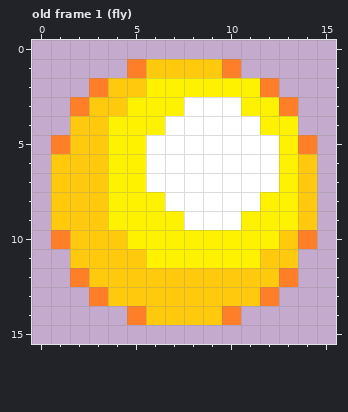
Pixel-art file, stored at content/game/content/graphics/shoot/MageBall.aseprite. This is how it looked before the edit.
16x16 pixels, 11 frames. Shown: old frame 1 (fly). The commit also changed other frames, which this record leaves out.
And afterwards:
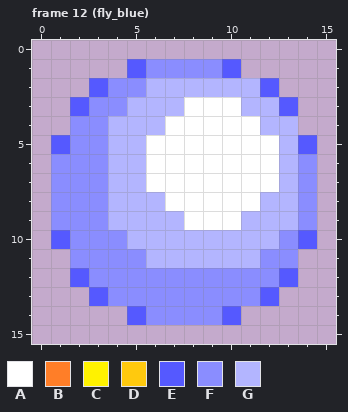
Palette (. is transparent): A #ffffff  B #ff7e28  C #fff200  D #ffc90e  E #5559ff  F #8a8dff  G #b3b5ff
A new or re-ordered frame is compared with the old frame closest to it.
The exact change:
frames 11 -> 33
Changed rows in their new state; - is an unchanged pixel.
Frame 12 (fly_blue) is new; against old frame 1 (fly):
first column x 1:
 1 ----EFFFFE----
 2 --EFFGGGGGGE--
 3 -EFFGGG---GGE-
 4 -FFGGG-----GG-
 5 EFFGG-------GE
 6 FFFGG-------GF
 7 FFFGG-------GF
 8 FFFGGG-----GGF
 9 FFFGGGG---GGGF
10 EFFFGGGGGGGGFE
11 -FFFFGGGGGGFF-
12 -EFFFFFFFFFFE-
13 --EFFFFFFFFE--
14 ----EFFFFE----
Pixel boxes of the changes (left, top, right, bottom) in both pictures:
changed: (51, 59, 317, 325)
